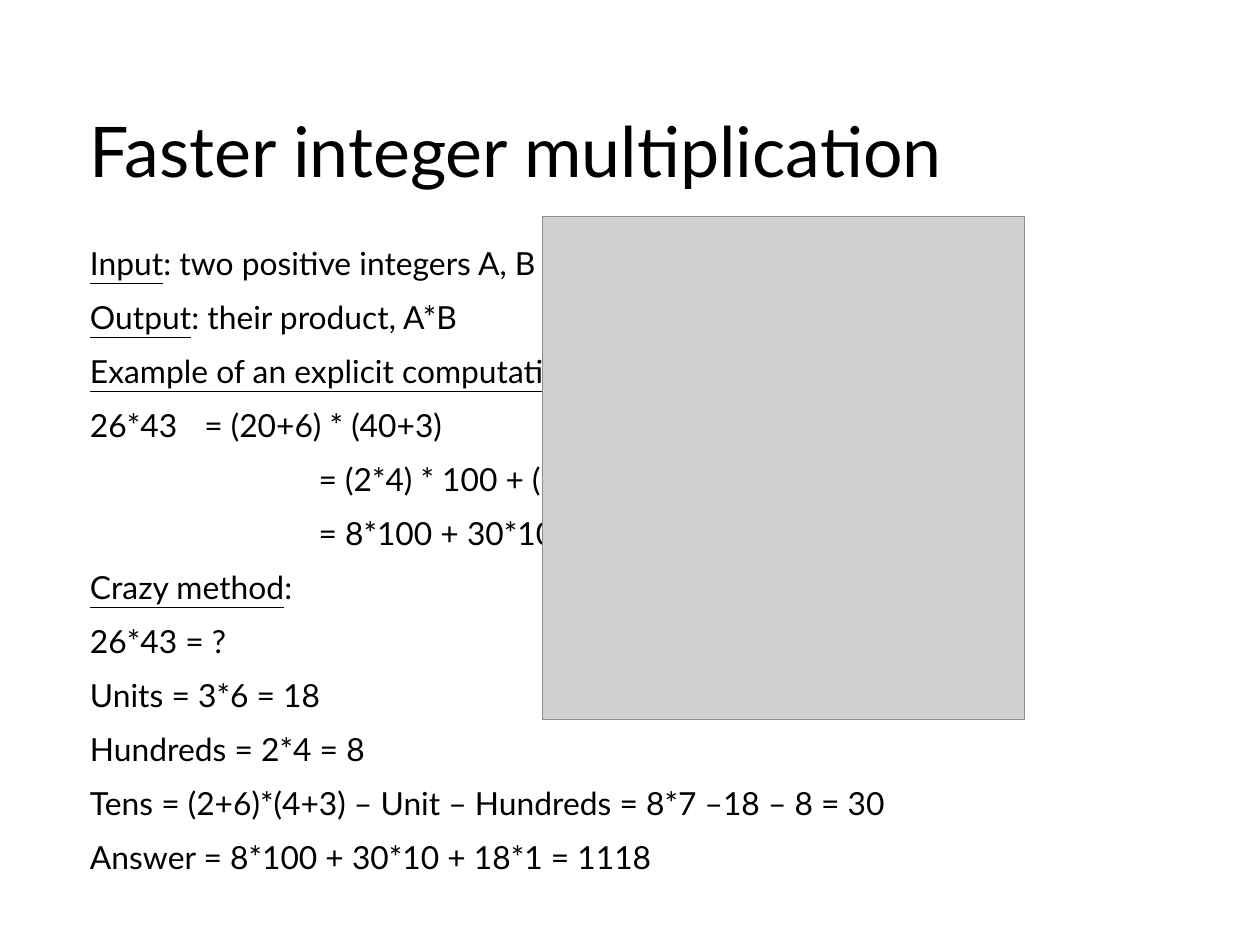
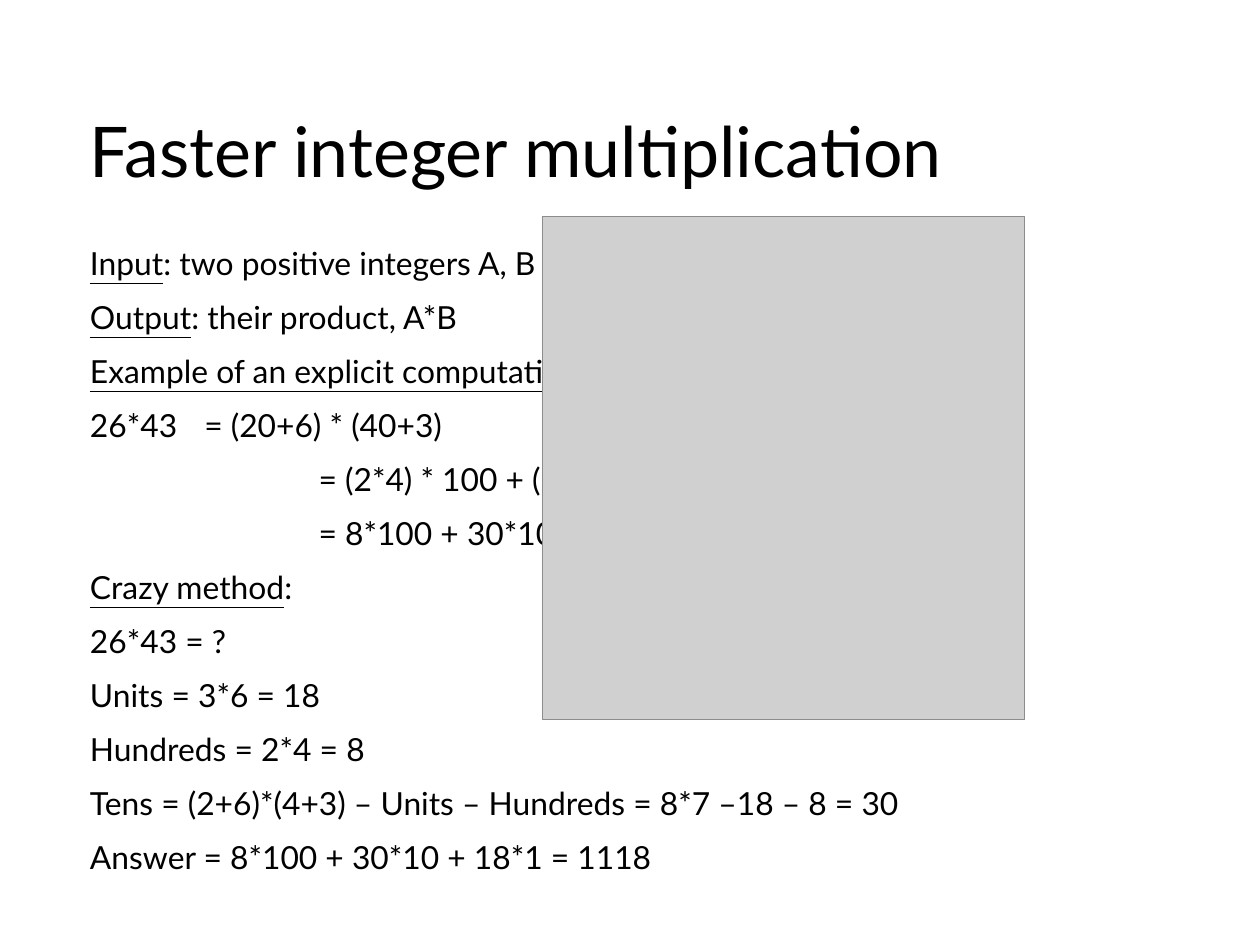
Before and after one commit to nathanesau-academic/cmpt225, a slide deck: slide 8 of lectures/Lecture13/CMPT225-Lecture13.pptx (slide 14 before the commit). Drawn at 1260x945 pixels with LibreOffice and Linux fonts; fonts in the diff are those of the drawing; grey boxes stand for pictures; background and template pictures are left out. Boxes give left, top, right and bottom in pixels: in the first picture for what was removed or moved away, otherwise in the second. Text is boxed around its words. In the diff, an @@ line names an element or a change of style, - is before the commit and + after.

```diff
--- a/lectures/Lecture13/CMPT225-Lecture13.pptx
+++ b/lectures/Lecture13/CMPT225-Lecture13.pptx
@@ text at [90, 790, 899, 820]: text changed @@
-Tens = (2+6)*(4+3) – Unit – Hundreds = 8*7 –18 – 8 = 30
+Tens = (2+6)*(4+3) – Units – Hundreds = 8*7 –18 – 8 = 30
```
Also in this commit, not shown: 4 other slides changed, 1 slide added, 10 other files.
